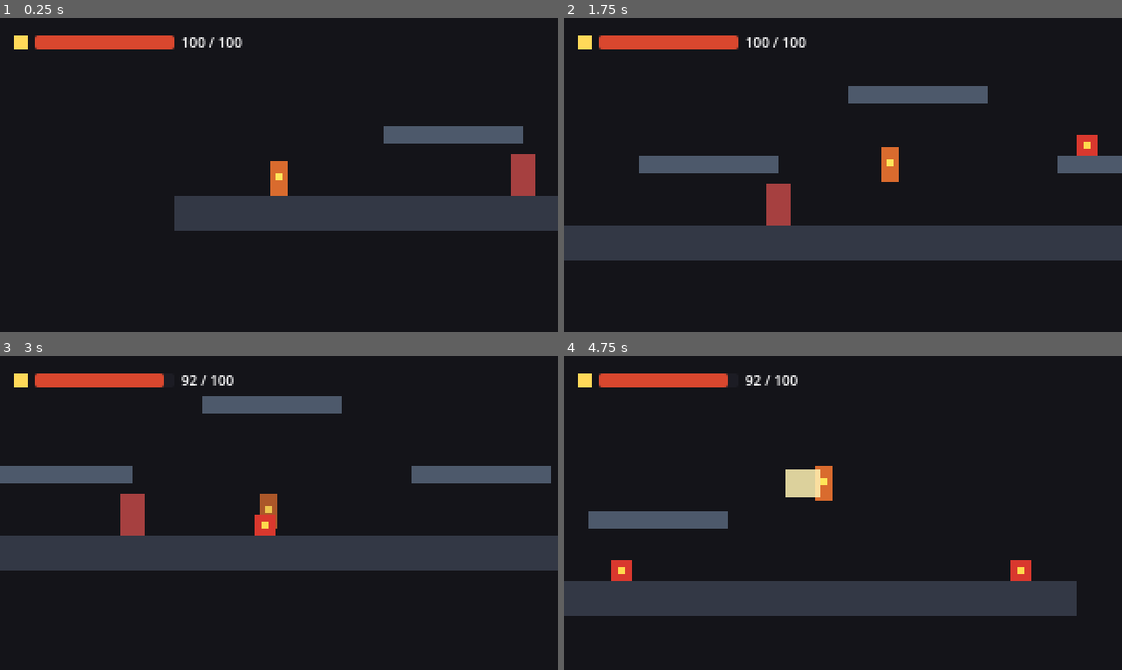
Above: before the commit, frames 1-4 (two rows, left to right).
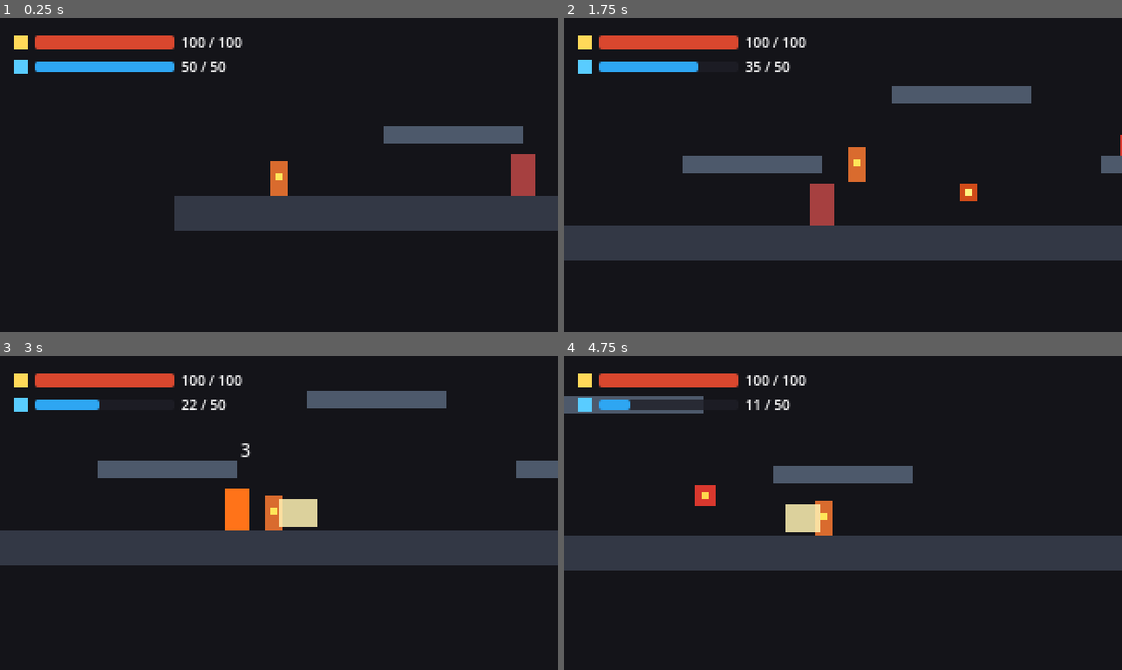
Above: after the commit, the same moments.

Repository: ParjanyaReddy/TheLastWick
Game: Godot game, scene res://scenes/test/test_level.tscn
The game is run twice, just before and just after one commit, with the same random seed, the same clock (stepped at 60 frames per second) and the same inputs.
Inputs:
- Up to frame 1 (0.25 s): no input
- Up to frame 2 (1.75 s): tap Enter at 0.5 s; hold D (move_right) from 0.53 s (still down); tap J (attack) at 0.6 s; tap Space (jump) at 0.77, 1.52 s; tap Shift (dash) at 0.8, 1.35 s; tap K (spell) at 1.55 s
- Up to frame 3 (3 s): release D (move_right) at 2.03 s; hold A (move_left) 2.03-2.78 s; tap K (spell) at 2.1 s; tap J (attack) at 2.3, 2.85 s; hold D (move_right) from 2.78 s (still down)
- Up to frame 4 (4.75 s): tap Space (jump) at 3.02, 3.77, 4.52 s; tap Shift (dash) at 3.05, 3.6 s; tap K (spell) at 3.8, 4.35 s; release D (move_right) at 4.28 s; hold A (move_left) from 4.28 s (still down); tap J (attack) at 4.55 s

The runs differ from the first frame. In frame 1, 1.1% of the frame differs, in the area x 2-41%, y 13-18%; in frame 2, 5.3%; in frame 3, 12%; in frame 4, 28%, in the area x 0-100%, y 5-83%.

Commit message:
M4: Game autoload, Mana bar, and Ember Bolt spell with Burn status effect

Diff:
--- /dev/null
+++ b/autoload/game.gd
@@ -0,0 +1,41 @@
+extends Node
+
+const StatsClass = preload("res://scripts/components/stats.gd")
+
+var stats = StatsClass.new()
+var hp: float = 100.0
+var mana: float = 50.0
+var max_mana: float = 50.0
+var wax: int = 0
+var ember_shards: int = 0
+var depth_number: int = 1
+var chunk_index: int = 0
+var equipped_boons: Dictionary = {}
+
+signal mana_changed(current: float, max_val: float)
+signal wax_changed(new_wax: int)
+
+func _ready() -> void:
+	hp = stats.get_value(&"max_hp")
+	max_mana = stats.get_value(&"max_mana")
+	mana = max_mana
+
+func _process(delta: float) -> void:
+	# Passive out-of-combat mana regen (2 mana/second)
+	if mana < max_mana:
+		add_mana(2.0 * delta)
+
+func add_mana(amount: float) -> void:
+	mana = clamp(mana + amount, 0.0, max_mana)
+	mana_changed.emit(mana, max_mana)
+
+func spend_mana(amount: float) -> bool:
+	if mana >= amount:
+		mana -= amount
+		mana_changed.emit(mana, max_mana)
+		return true
+	return false
+
+func on_sword_hit_connected() -> void:
+	# Each successful sword strike restores 4 mana
+	add_mana(4.0)
--- a/project.godot
+++ b/project.godot
@@ -17,6 +17,7 @@
 [autoload]
 
 Events="*res://autoload/events.gd"
+Game="*res://autoload/game.gd"
 Juice="*res://autoload/juice.gd"
 
 [display]
--- /dev/null
+++ b/scenes/spells/ember_bolt.tscn
@@ -0,0 +1,42 @@
+[gd_scene format=3]
+
+[ext_resource type="Script" path="res://scripts/spells/ember_bolt.gd" id="1_bolt"]
+[ext_resource type="Script" path="res://scripts/components/hitbox.gd" id="2_hitbox"]
+
+[sub_resource type="CircleShape2D" id="CircleShape2D_world"]
+radius = 4.0
+
+[sub_resource type="CircleShape2D" id="CircleShape2D_hit"]
+radius = 6.0
+
+[node name="EmberBolt" type="Area2D"]
+collision_layer = 0
+collision_mask = 1
+script = ExtResource("1_bolt")
+
+[node name="CollisionShape2D" type="CollisionShape2D" parent="."]
+shape = SubResource("CircleShape2D_world")
+
+[node name="Visuals" type="Node2D" parent="."]
+
+[node name="Glow" type="ColorRect" parent="Visuals"]
+offset_left = -5.0
+offset_top = -5.0
+offset_right = 5.0
+offset_bottom = 5.0
+color = Color(1, 0.35, 0.1, 0.8)
+
+[node name="Core" type="ColorRect" parent="Visuals"]
+offset_left = -2.0
+offset_top = -2.0
+offset_right = 2.0
+offset_bottom = 2.0
+color = Color(1, 0.95, 0.5, 1)
+
+[node name="Hitbox" type="Area2D" parent="."]
+collision_layer = 8
+collision_mask = 4
+script = ExtResource("2_hitbox")
+
+[node name="CollisionShape2D" type="CollisionShape2D" parent="Hitbox"]
+shape = SubResource("CircleShape2D_hit")
--- a/scenes/ui/hud.tscn
+++ b/scenes/ui/hud.tscn
@@ -9,8 +9,15 @@
 corner_radius_bottom_right = 2
 corner_radius_bottom_left = 2
 
-[sub_resource type="StyleBoxFlat" id="StyleBoxFlat_fill"]
+[sub_resource type="StyleBoxFlat" id="StyleBoxFlat_hp_fill"]
 bg_color = Color(0.85, 0.28, 0.18, 1)
+corner_radius_top_left = 2
+corner_radius_top_right = 2
+corner_radius_bottom_right = 2
+corner_radius_bottom_left = 2
+
+[sub_resource type="StyleBoxFlat" id="StyleBoxFlat_mana_fill"]
+bg_color = Color(0.18, 0.65, 0.95, 1)
 corner_radius_top_left = 2
 corner_radius_top_right = 2
 corner_radius_bottom_right = 2
@@ -23,34 +30,59 @@
 offset_left = 8.0
 offset_top = 8.0
 offset_right = 160.0
-offset_bottom = 28.0
+offset_bottom = 38.0
 
 [node name="VBoxContainer" type="VBoxContainer" parent="MarginContainer"]
 layout_mode = 2
+theme_override_constants/separation = 2
 
-[node name="HBoxContainer" type="HBoxContainer" parent="MarginContainer/VBoxContainer"]
+[node name="HPRow" type="HBoxContainer" parent="MarginContainer/VBoxContainer"]
 layout_mode = 2
 
-[node name="FlameIcon" type="ColorRect" parent="MarginContainer/VBoxContainer/HBoxContainer"]
+[node name="FlameIcon" type="ColorRect" parent="MarginContainer/VBoxContainer/HPRow"]
 custom_minimum_size = Vector2(8, 8)
 layout_mode = 2
 size_flags_vertical = 4
 color = Color(1, 0.85, 0.35, 1)
 
-[node name="HPBar" type="ProgressBar" parent="MarginContainer/VBoxContainer/HBoxContainer"]
+[node name="HPBar" type="ProgressBar" parent="MarginContainer/VBoxContainer/HPRow"]
 custom_minimum_size = Vector2(80, 8)
 layout_mode = 2
 size_flags_vertical = 4
 theme_override_styles/background = SubResource("StyleBoxFlat_bg")
-theme_override_styles/fill = SubResource("StyleBoxFlat_fill")
+theme_override_styles/fill = SubResource("StyleBoxFlat_hp_fill")
 max_value = 100.0
 value = 100.0
 show_percentage = false
 
-[node name="HPLabel" type="Label" parent="MarginContainer/VBoxContainer/HBoxContainer"]
+[node name="HPLabel" type="Label" parent="MarginContainer/VBoxContainer/HPRow"]
 layout_mode = 2
 theme_override_font_sizes/font_size = 8
 text = "100 / 100"
+
+[node name="ManaRow" type="HBoxContainer" parent="MarginContainer/VBoxContainer"]
+layout_mode = 2
+
+[node name="ManaIcon" type="ColorRect" parent="MarginContainer/VBoxContainer/ManaRow"]
+custom_minimum_size = Vector2(8, 8)
+layout_mode = 2
+size_flags_vertical = 4
+color = Color(0.35, 0.8, 1, 1)
+
+[node name="ManaBar" type="ProgressBar" parent="MarginContainer/VBoxContainer/ManaRow"]
+custom_minimum_size = Vector2(80, 6)
+layout_mode = 2
+size_flags_vertical = 4
+theme_override_styles/background = SubResource("StyleBoxFlat_bg")
+theme_override_styles/fill = SubResource("StyleBoxFlat_mana_fill")
+max_value = 50.0
+value = 50.0
+show_percentage = false
+
+[node name="ManaLabel" type="Label" parent="MarginContainer/VBoxContainer/ManaRow"]
+layout_mode = 2
+theme_override_font_sizes/font_size = 8
+text = "50 / 50"
 
 [node name="DeathOverlay" type="Control" parent="."]
 visible = false
--- /dev/null
+++ b/scripts/components/stats.gd
@@ -0,0 +1,25 @@
+class_name Stats extends RefCounted
+
+var _base: Dictionary = {
+	"max_hp": 100.0,
+	"max_mana": 50.0,
+	"move_speed": 120.0,
+	"damage": 1.0,
+	"spell_power": 1.0,
+	"crit_chance": 0.05,
+	"crit_mult": 2.0,
+	"damage_taken": 1.0,
+	"dash_cooldown": 0.40,
+	"attack_speed": 1.0
+}
+var _add: Dictionary = {}
+var _mult: Dictionary = {}
+
+func get_value(stat: StringName) -> float:
+	return (_base.get(stat, 0.0) + _add.get(stat, 0.0)) * _mult.get(stat, 1.0)
+
+func add_flat(stat: StringName, amount: float) -> void:
+	_add[stat] = _add.get(stat, 0.0) + amount
+
+func add_mult(stat: StringName, factor: float) -> void:
+	_mult[stat] = _mult.get(stat, 1.0) * factor
--- /dev/null
+++ b/scripts/data_classes/spell_data.gd
@@ -0,0 +1,8 @@
+class_name SpellData extends Resource
+
+@export var id: StringName = &"ember_bolt"
+@export var display_name: String = "Ember Bolt"
+@export var spirit: StringName = &"bram"
+@export var cost: float = 15.0
+@export var damage: float = 25.0
+@export var scene: PackedScene
--- a/scripts/enemies/cinderling.gd
+++ b/scripts/enemies/cinderling.gd
@@ -14,6 +14,9 @@
 var patrol_dir := 1.0
 var state_timer := 0.0
 var target_player: Node2D = null
+var burn_timer := 0.0
+var burn_tick_timer := 0.0
+var burn_dps := 0.0
 
 @onready var health: Health = $Health
 @onready var hurtbox: Hurtbox = $Hurtbox
@@ -40,6 +43,14 @@
 func _physics_process(delta: float) -> void:
 	if not is_on_floor():
 		velocity.y += GRAVITY * delta
+
+	# Process burning DOT
+	if burn_timer > 0.0:
+		burn_timer -= delta
+		burn_tick_timer -= delta
+		if burn_tick_timer <= 0.0:
+			burn_tick_timer = 1.0
+			_take_burn_tick()
 
 	# Look for player if not found
 	if not target_player or not is_instance_valid(target_player):
@@ -160,3 +171,27 @@
 	var tween = create_tween()
 	tween.tween_property(self, "scale", Vector2.ZERO, 0.18).set_trans(Tween.TRANS_BACK).set_ease(Tween.EASE_IN)
 	tween.tween_callback(queue_free)
+
+func apply_status(status_name: StringName, duration: float, power: float) -> void:
+	if status_name == &"burn":
+		burn_timer = duration
+		burn_dps = power
+		burn_tick_timer = 0.5
+		sprite.color = Color(1.0, 0.5, 0.1, 1.0)
+
+func _take_burn_tick() -> void:
+	if current_state == State.DEAD:
+		return
+	var hit := HitData.new()
+	hit.damage = burn_dps
+	hit.source = &"burn"
+	health.take_damage(hit)
+
+	var dmg_num = DAMAGE_NUMBER_SCENE.instantiate()
+	get_parent().add_child(dmg_num)
+	dmg_num.global_position = global_position + Vector2(0, -14)
+	dmg_num.setup(burn_dps, false)
+
+	sprite.color = Color(1.0, 0.7, 0.2, 1.0)
+	var tween = create_tween()
+	tween.tween_property(sprite, "color", Color(1.0, 0.5, 0.1, 1.0) if burn_timer > 0 else default_color, 0.15)
--- a/scripts/player.gd
+++ b/scripts/player.gd
@@ -25,6 +25,7 @@
 
 # Combat constants
 const COMBO_RESET_TIME := 0.38
+const EMBER_BOLT_SCENE = preload("res://scenes/spells/ember_bolt.tscn")
 
 # State variables
 var current_state: State = State.NORMAL
@@ -144,6 +145,10 @@
 	# Attack trigger
 	if Input.is_action_just_pressed("attack"):
 		_start_attack()
+
+	# Spell trigger (K / RMB)
+	if Input.is_action_just_pressed("spell"):
+		_cast_spell()
 
 func _start_dash(input_dir: float) -> void:
 	current_state = State.DASH
@@ -280,9 +285,27 @@
 	sword_visual.visible = false
 
 func _on_sword_hit_registered(_target: Hurtbox, hit: HitData) -> void:
+	# Sword hits restore +4 mana!
+	Game.on_sword_hit_connected()
+
 	if current_attack_type == AttackType.DOWN_STRIKE:
 		velocity.y = JUMP_VELOCITY * 0.95
 		can_air_dash = true
+
+func _cast_spell() -> void:
+	if current_state == State.DEAD or current_state == State.HURT:
+		return
+
+	# Costs 15 mana
+	if Game.spend_mana(15.0):
+		var bolt = EMBER_BOLT_SCENE.instantiate()
+		get_parent().add_child(bolt)
+		bolt.global_position = global_position + Vector2(facing_dir * 12.0, 0.0)
+		bolt.setup(facing_dir, 25.0)
+
+		# Small recoil and spark feel
+		velocity.x = -facing_dir * 50.0
+		Juice.screen_shake(1.5)
 
 # ==================== DAMAGE & HEALTH ====================
 
--- /dev/null
+++ b/scripts/spells/ember_bolt.gd
@@ -0,0 +1,51 @@
+extends Area2D
+
+const SPEED := 320.0
+
+var direction: float = 1.0
+var damage: float = 25.0
+var life_time: float = 2.5
+
+@onready var hitbox: Hitbox = $Hitbox
+@onready var sprite: ColorRect = $Visuals/Core
+@onready var glow: ColorRect = $Visuals/Glow
+
+func setup(dir: float, dmg: float = 25.0) -> void:
+	direction = dir
+	damage = dmg
+
+func _ready() -> void:
+	body_entered.connect(_on_body_entered)
+	hitbox.hit_registered.connect(_on_hit_registered)
+
+	var hit := HitData.new()
+	hit.damage = damage
+	hit.source = &"spell"
+	hit.attacker = self
+	hitbox.start_attack(hit)
+
+func _physics_process(delta: float) -> void:
+	position.x += direction * SPEED * delta
+	life_time -= delta
+	if life_time <= 0.0:
+		queue_free()
+
+func _on_body_entered(_body: Node2D) -> void:
+	# Collided with world geometry (walls/floors)
+	_explode()
+
+func _on_hit_registered(target: Hurtbox, _hit: HitData) -> void:
+	# Apply Burn status effect to target enemy if supported
+	var enemy = target.owner
+	if enemy and enemy.has_method("apply_status"):
+		enemy.apply_status(&"burn", 3.0, 3.0) # 3 seconds, 3 dmg/s
+	_explode()
+
+func _explode() -> void:
+	hitbox.set_active(false)
+	set_physics_process(false)
+	# Quick explosion flash tween
+	var tween = create_tween()
+	tween.tween_property($Visuals, "scale", Vector2(1.8, 1.8), 0.08)
+	tween.parallel().tween_property(self, "modulate:a", 0.0, 0.08)
+	tween.tween_callback(queue_free)
--- a/scripts/test/training_dummy.gd
+++ b/scripts/test/training_dummy.gd
@@ -6,28 +6,58 @@
 const DAMAGE_NUMBER_SCENE = preload("res://scenes/fx/damage_number.tscn")
 
 var original_color: Color = Color(0.65, 0.25, 0.25, 1.0)
+var burn_timer := 0.0
+var burn_tick_timer := 0.0
+var burn_dps := 0.0
 
 func _ready() -> void:
 	hurtbox.hit_received.connect(_on_hit_received)
 	health.died.connect(_on_died)
 	original_color = sprite.color
 
+func _physics_process(delta: float) -> void:
+	if burn_timer > 0.0:
+		burn_timer -= delta
+		burn_tick_timer -= delta
+		if burn_tick_timer <= 0.0:
+			burn_tick_timer = 1.0
+			_take_burn_tick()
+
+func apply_status(status_name: StringName, duration: float, power: float) -> void:
+	if status_name == &"burn":
+		burn_timer = duration
+		burn_dps = power
+		burn_tick_timer = 0.5 # first tick after half a second
+		sprite.color = Color(1.0, 0.45, 0.1, 1.0)
+
+func _take_burn_tick() -> void:
+	var hit := HitData.new()
+	hit.damage = burn_dps
+	hit.source = &"burn"
+	health.take_damage(hit)
+
+	var dmg_num = DAMAGE_NUMBER_SCENE.instantiate()
+	get_parent().add_child(dmg_num)
+	dmg_num.global_position = global_position + Vector2(0, -18)
+	dmg_num.setup(burn_dps, false)
+
+	# Flash orange
+	sprite.color = Color(1.0, 0.6, 0.1, 1.0)
+	var tween = create_tween()
+	tween.tween_property(sprite, "color", Color(1.0, 0.45, 0.1, 1.0) if burn_timer > 0 else original_color, 0.15)
+
 func _on_hit_received(hit: HitData) -> void:
-	# Trigger Juice hit-stop and screen shake
 	Juice.hit_stop(0.04)
 	Juice.screen_shake(hit.damage * 0.12)
 
-	# Spawn floating damage number
 	var dmg_num = DAMAGE_NUMBER_SCENE.instantiate()
 	get_parent().add_child(dmg_num)
 	dmg_num.global_position = global_position + Vector2(0, -18)
 	dmg_num.setup(hit.damage, hit.is_crit)
 
-	# Flash white
 	sprite.color = Color(1.0, 1.0, 1.0, 1.0)
 	var tween = create_tween()
 	tween.tween_property(sprite, "color", original_color, 0.10)
 
 func _on_died() -> void:
-	# Dummy never stays dead - resets HP for endless training
 	health.hp = health.max_hp
--- a/scripts/ui/hud.gd
+++ b/scripts/ui/hud.gd
@@ -1,7 +1,9 @@
 extends CanvasLayer
 
-@onready var hp_bar: ProgressBar = $MarginContainer/VBoxContainer/HBoxContainer/HPBar
-@onready var hp_label: Label = $MarginContainer/VBoxContainer/HBoxContainer/HPLabel
+@onready var hp_bar: ProgressBar = $MarginContainer/VBoxContainer/HPRow/HPBar
+@onready var hp_label: Label = $MarginContainer/VBoxContainer/HPRow/HPLabel
+@onready var mana_bar: ProgressBar = $MarginContainer/VBoxContainer/ManaRow/ManaBar
+@onready var mana_label: Label = $MarginContainer/VBoxContainer/ManaRow/ManaLabel
 @onready var death_overlay: Control = $DeathOverlay
 
 var player_health: Health = null
@@ -10,7 +12,10 @@
 	death_overlay.visible = false
 	Events.player_damaged.connect(_on_player_damaged)
 	Events.player_died.connect(_on_player_died)
+	Game.mana_changed.connect(_on_mana_changed)
+
 	call_deferred("_bind_player")
+	_update_mana_display(Game.mana, Game.max_mana)
 
 func _bind_player() -> void:
 	var player = get_tree().get_first_node_in_group("player")
@@ -29,6 +34,16 @@
 		hp_bar.value = player_health.hp
 		hp_label.text = "%d / %d" % [int(player_health.hp), int(player_health.max_hp)]
 
+func _on_mana_changed(current: float, max_val: float) -> void:
+	_update_mana_display(current, max_val)
+
+func _update_mana_display(current: float, max_val: float) -> void:
+	if mana_bar:
+		mana_bar.max_value = max_val
+		mana_bar.value = current
+	if mana_label:
+		mana_label.text = "%d / %d" % [int(current), int(max_val)]
+
 func _on_player_damaged(_amount: float) -> void:
 	_update_hp_display(0, null)
 
